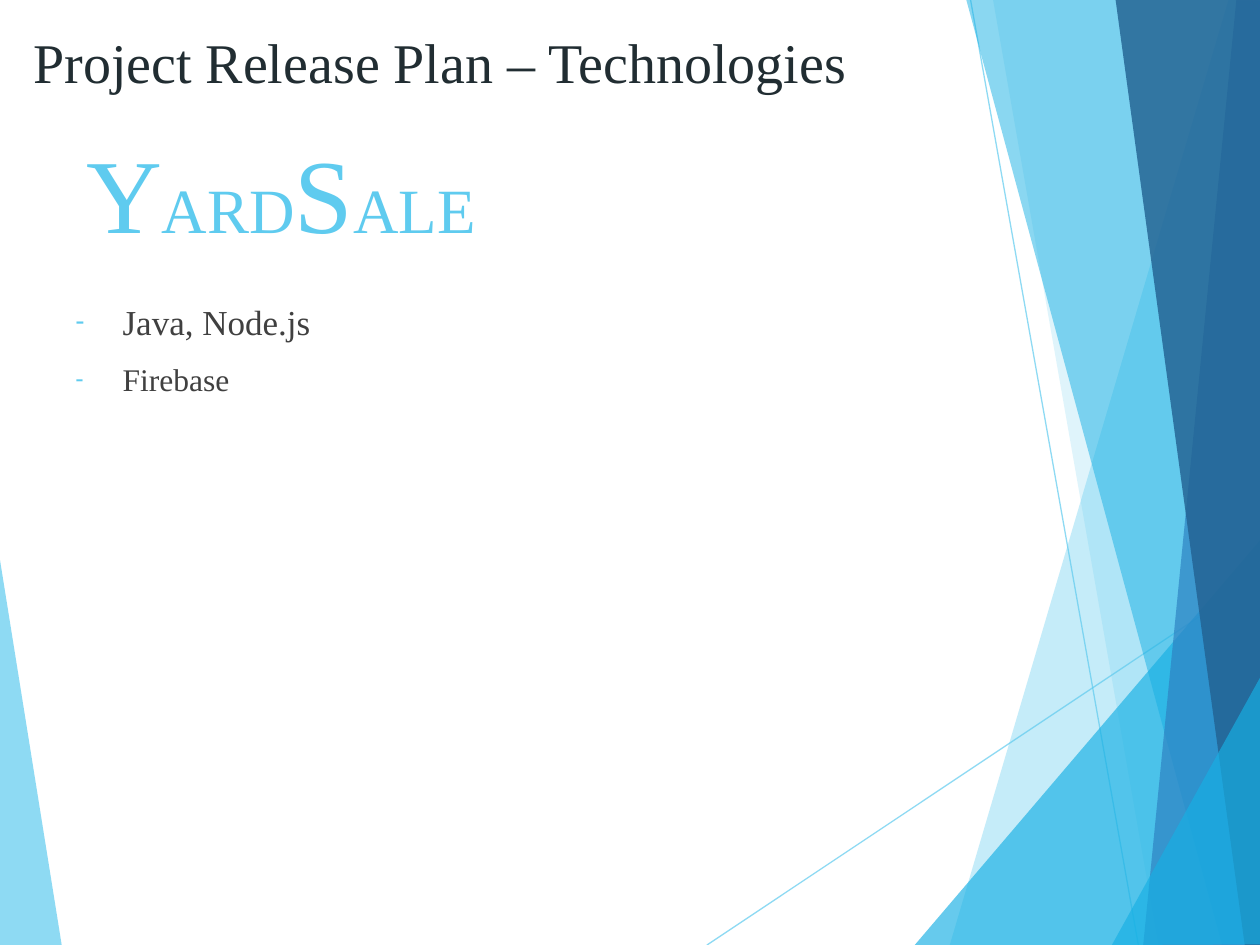
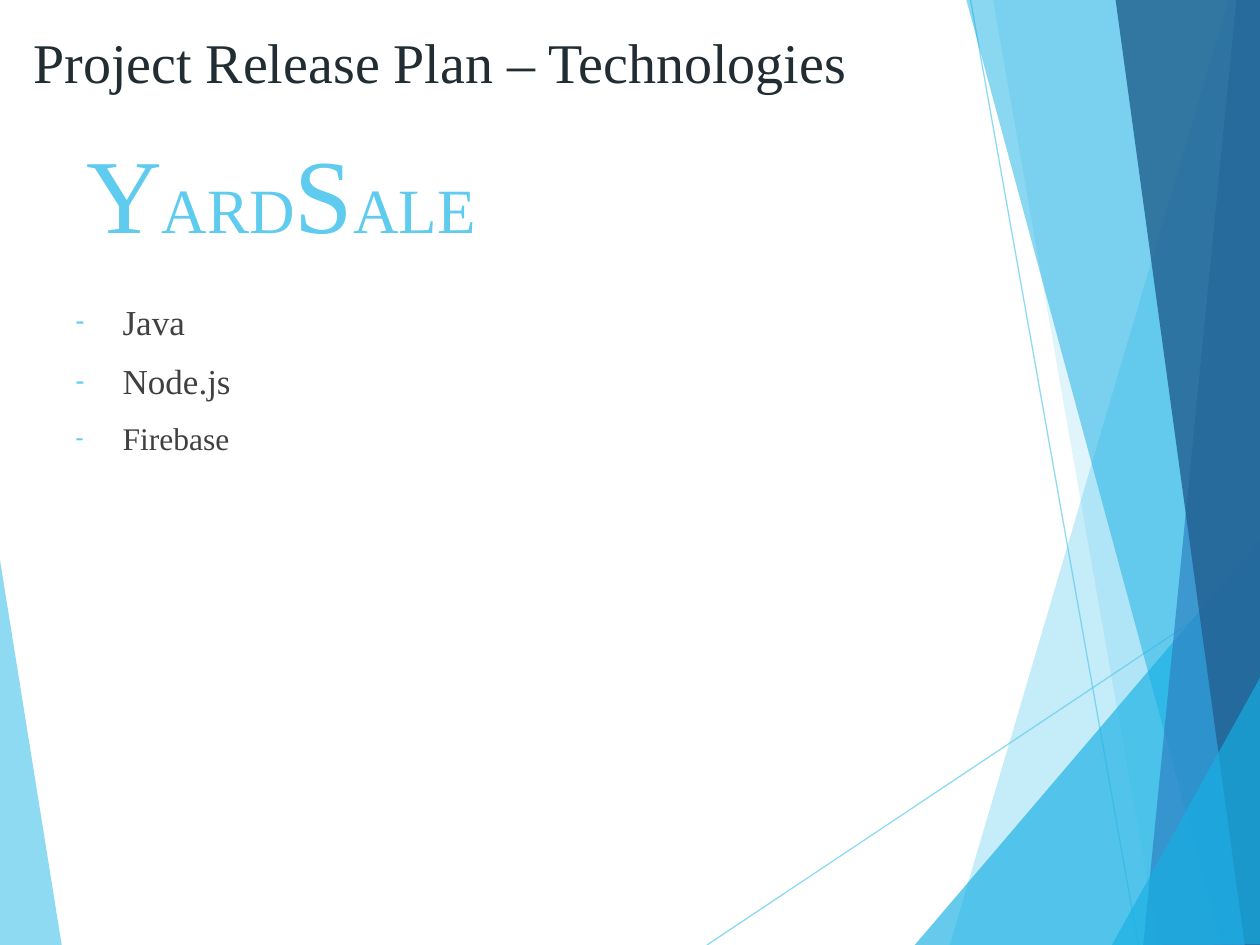
Before and after one commit to wang1kevin1/YardSale, a slide deck: slide 9 of Documents/ProjectRelease_v1.0.ppt (slide 8 before the commit). Drawn at 1260x945 pixels with LibreOffice and Linux fonts; fonts in the diff are those of the drawing. Boxes give left, top, right and bottom in pixels: in the first picture for what was removed or moved away, otherwise in the second. Text is boxed around its words. In the diff, an @@ line names an element or a change of style, - is before the commit and + after.

```diff
--- a/Documents/ProjectRelease_v1.0.ppt
+++ b/Documents/ProjectRelease_v1.0.ppt
@@ text at [123,312,231,402]: text changed @@
-– Java, Node.js
+– Java
+– Node.js
```
Also in this commit, not shown: 5 other slides changed, 1 slide added.
